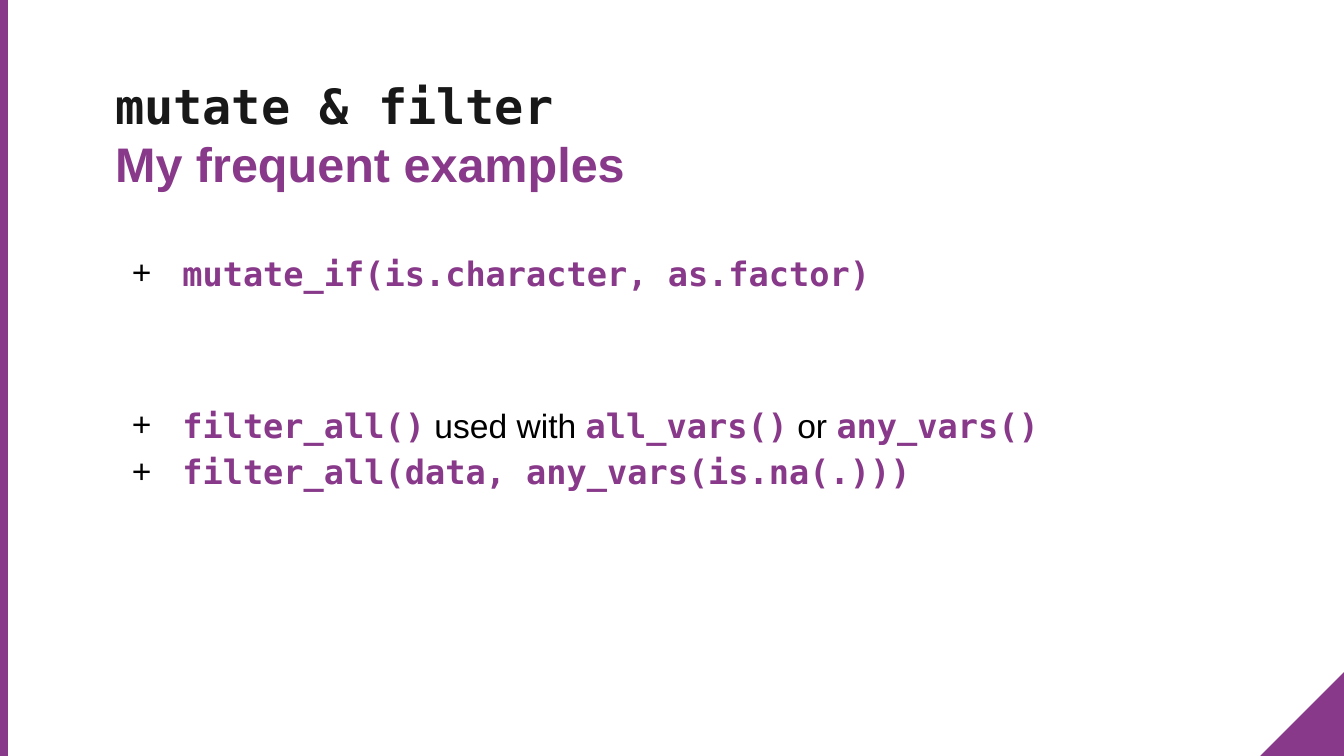
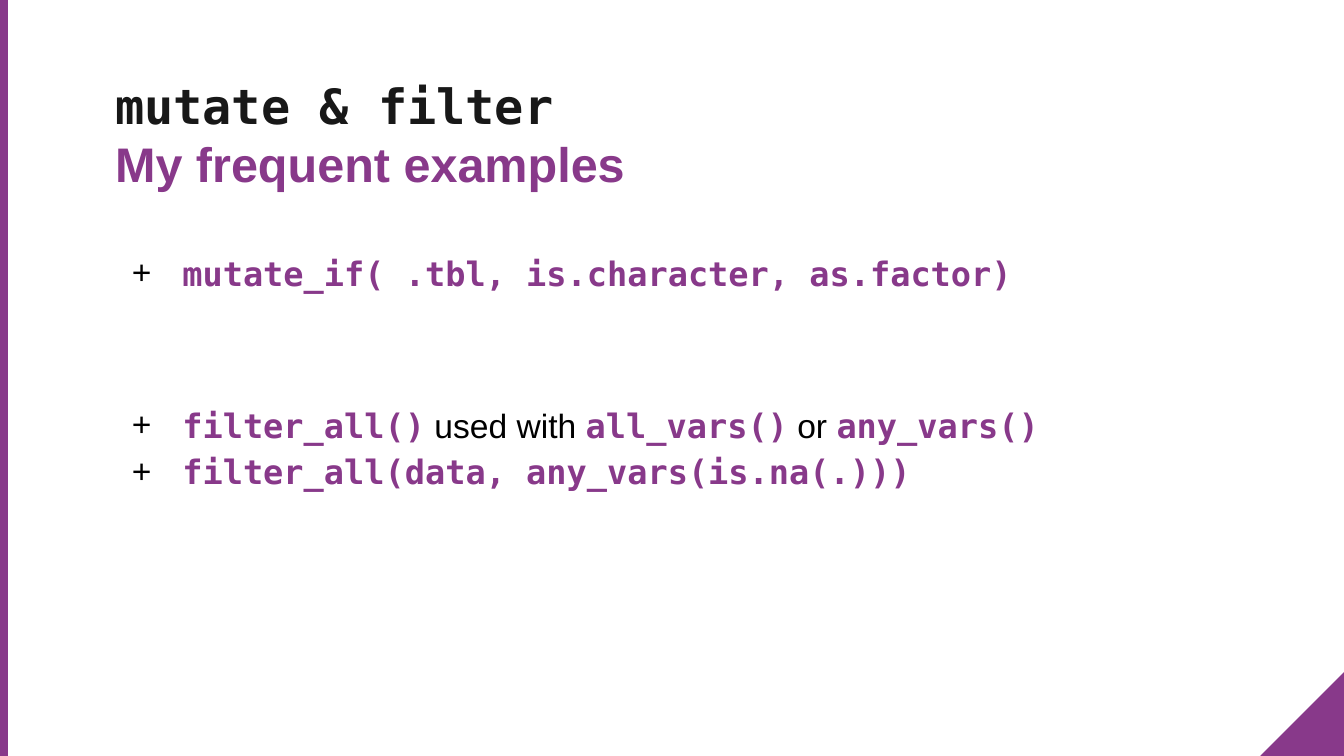
Before and after one commit to MeyerGrace/dive-into-dplyr, a slide deck: slide 40 of dive_into_dplyr.pptx. Drawn at 1344x756 pixels with LibreOffice and Linux fonts; fonts in the diff are those of the drawing; background and template pictures are left out. Boxes give left, top, right and bottom in pixels: in the first picture for what was removed or moved away, otherwise in the second. Text is boxed around its words. In the diff, an @@ line names an element or a change of style, - is before the commit and + after.

```diff
--- a/dive_into_dplyr.pptx
+++ b/dive_into_dplyr.pptx
@@ text at <box>182,258,1011,293</box>: text changed @@
-+ mutate_if(is.character, as.factor)
++ mutate_if( .tbl, is.character, as.factor)
```
Also in this commit, not shown: 14 other slides changed, 2 other files.
